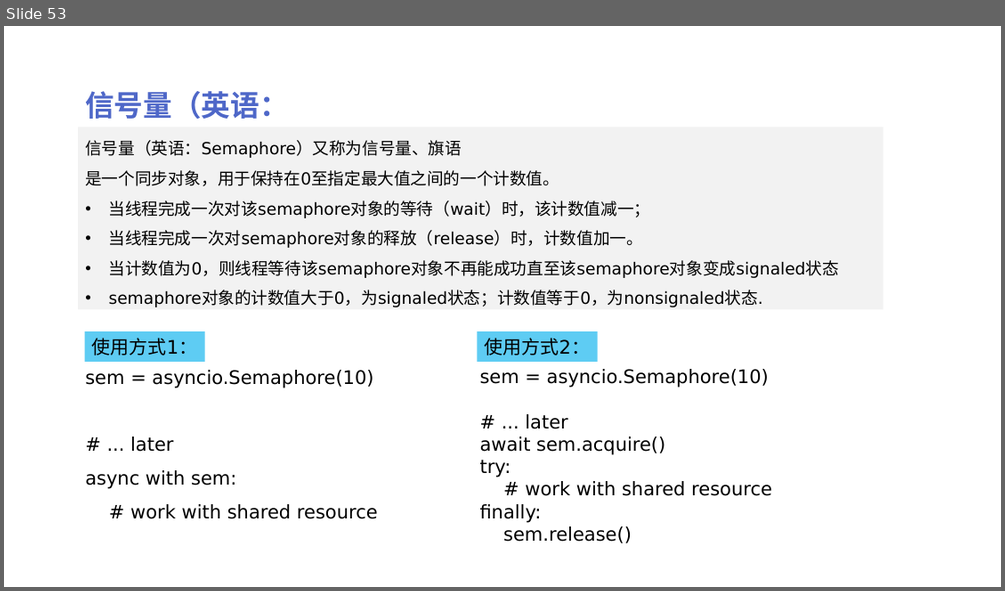
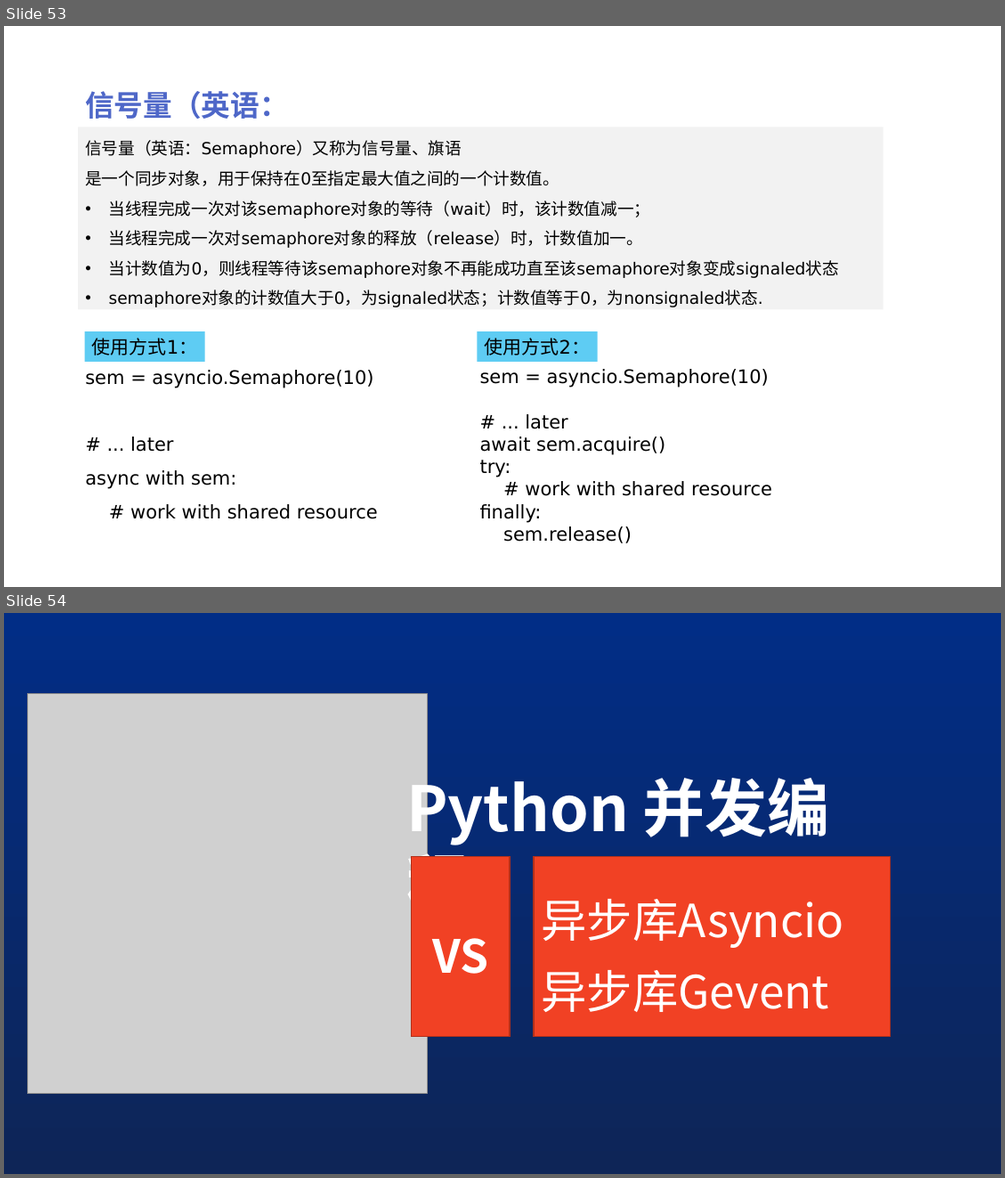
Before and after one commit to peiss/ant-learn-python-concurrent, a slide deck: Python并发编程简介.pptx. Shown one above the other, each under a label of ours: slide 53 before the commit, slides 53 and 54 after it. The pictures are 1005x591 and 1005x1178 pixels, drawn with LibreOffice and Linux fonts; fonts in the diff are those of the drawing; grey boxes stand for pictures. Boxes give left, top, right and bottom in pixels: in the first picture for what was removed or moved away, otherwise in the second. Text is boxed around its words. In the diff, an @@ line names an element or a change of style, - is before the commit and + after.

```diff
--- a/Python并发编程简介.pptx
+++ b/Python并发编程简介.pptx
@@ slide 54 added at box(4, 613, 1001, 1174), background gradient #012D86 to #0E2557 @@
@@ picture added at box(28, 694, 428, 1093) @@
@@ text added at box(406, 768, 830, 921), 60 pt, text #FFFFFF, bold @@
+Python 并发编程
@@ rectangle added at box(412, 857, 510, 1037), fill #F14124, outline #B2301B 1 pt, 44 pt, text #FFFFFF, bold @@
+VS
@@ title added at box(534, 857, 890, 1037), fill #F14124, outline #B2301B 1 pt, 44 pt, text #FFFFFF @@
+异步库Asyncio
+异步库Gevent
```
Also in this commit, not shown: 3 other slides added, 2 other files.
